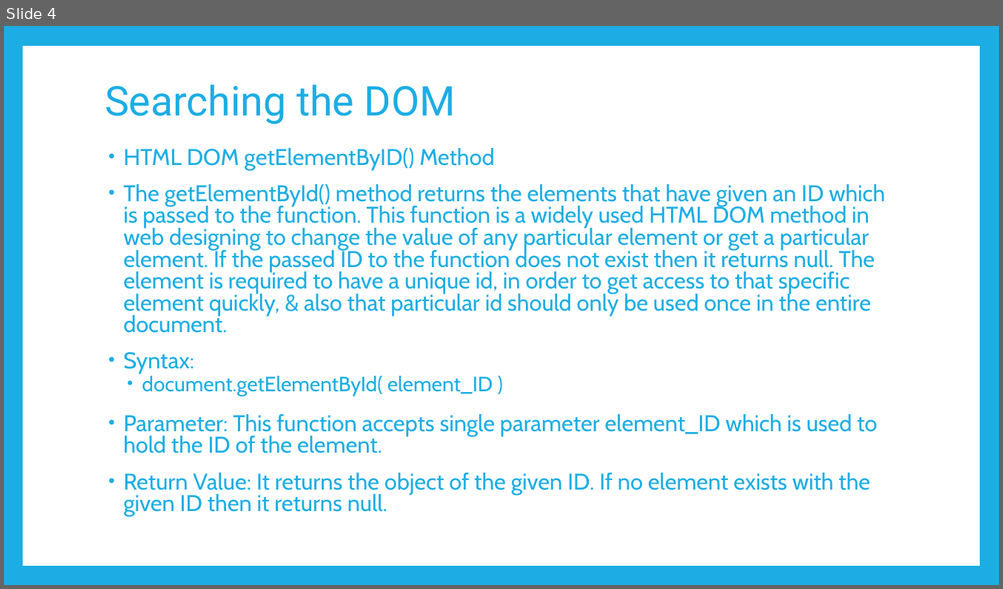
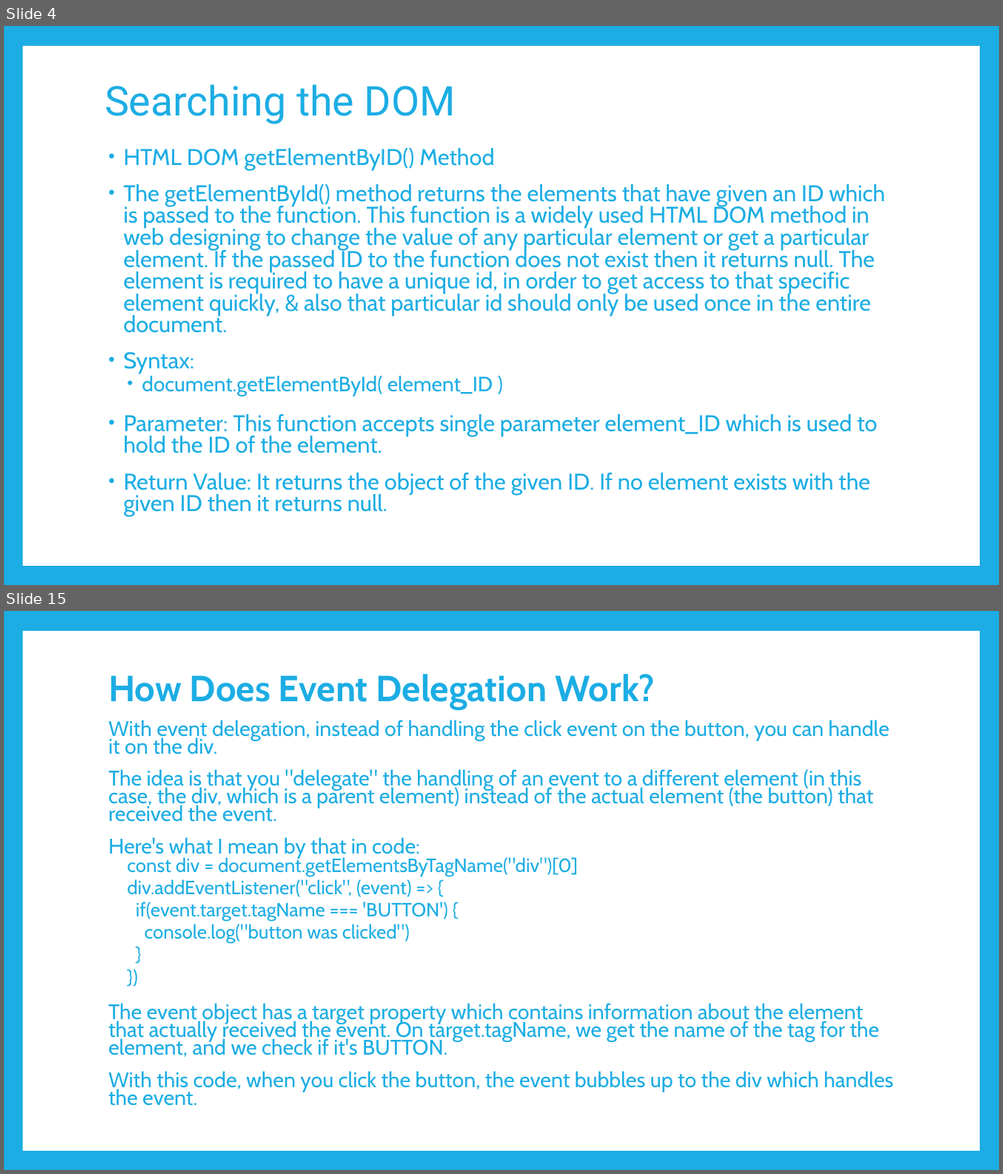
Before and after one commit to PramodJana/JavaScript, a slide deck: GFG JS Course Curriculam/Articles/008 Document Object MOdel.pptx. Shown one above the other, each under a label of ours: slide 4 before the commit, slides 4 and 15 after it; the slides between them are not shown. The pictures are 1003x589 and 1003x1174 pixels, drawn with LibreOffice and Linux fonts; fonts in the diff are those of the drawing. Boxes give left, top, right and bottom in pixels: in the first picture for what was removed or moved away, otherwise in the second. Text is boxed around its words. In the diff, an @@ line names an element or a change of style, - is before the commit and + after.

```diff
--- a/GFG JS Course Curriculam/Articles/008 Document Object MOdel.pptx
+++ b/GFG JS Course Curriculam/Articles/008 Document Object MOdel.pptx
@@ slide 15 added at (4,611,999,1170), background #1CADE4; not listed: 1 template element that a slide beside it also shows @@
@@ text added at (108,674,893,1106), 20.4 pt, text #1CADE4 @@
+How Does Event Delegation Work?
+With event delegation, instead of handling the click event on the button, you can handle it on the div.
+The idea is that you "delegate" the handling of an event to a different element (in this case, the div, which is a parent element) instead of the actual element (the button) that received the event.
+Here's what I mean by that in code:
+  const div = document.getElementsByTagName("div")[0]
+  div.addEventListener("click", (event) => {
+  if(event.target.tagName === 'BUTTON') {
+  console.log("button was clicked")
+  }
+  })
+The event object has a target property which contains information about the element that actually received the event. On target.tagName, we get the name of the tag for the element, and we check if it's BUTTON.
+With this code, when you click the button, the event bubbles up to the div which handles the event.
```
Also in this commit, not shown: 13 other slides added, 14 slides removed.
